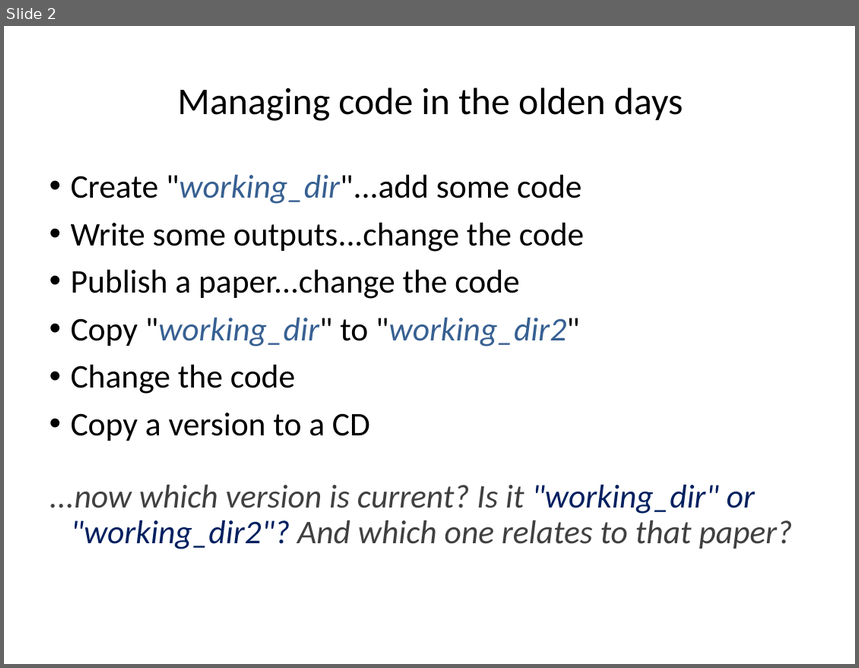
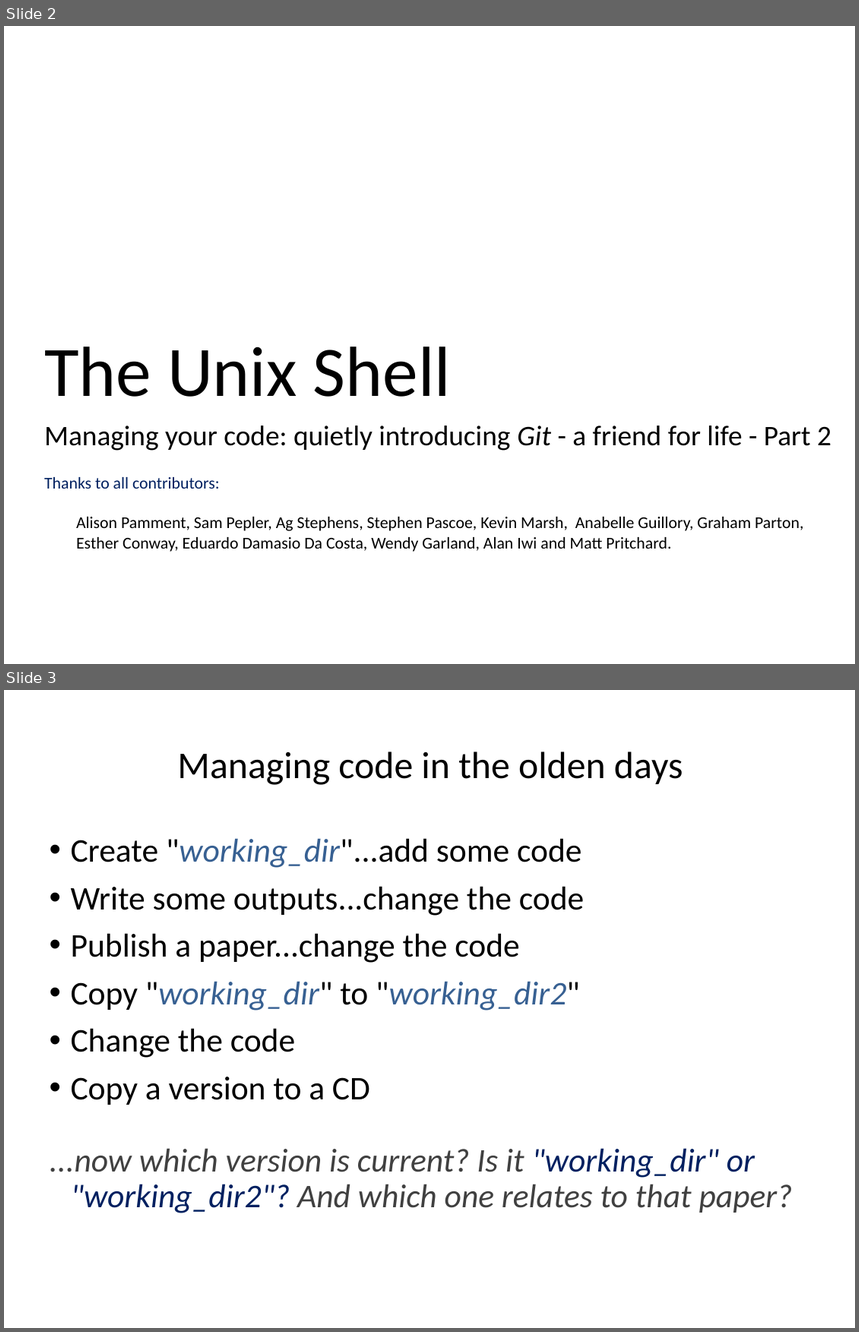
Before and after one commit to ncasuk/ncas-isc, a slide deck: shell/presentations/01_git2.pptx. Shown one above the other, each under a label of ours: slide 2 before the commit, slides 2 and 3 after it. The pictures are 859x668 and 859x1332 pixels, drawn with LibreOffice and Linux fonts; fonts in the diff are those of the drawing; background and template pictures are left out. Boxes give left, top, right and bottom in pixels: in the first picture for what was removed or moved away, otherwise in the second. Text is boxed around its words. In the diff, an @@ line names an element or a change of style, - is before the commit and + after.

Commit message:
Finished read_write_data1-6 presentations and checked where relevant, updated title of 3 shell presentations, updated and tested some example code to python3

```diff
--- a/shell/presentations/01_git2.pptx
+++ b/shell/presentations/01_git2.pptx
@@ slide 2 added at bbox=[4, 26, 855, 664], background picture (left out) @@
@@ title added at bbox=[44, 347, 451, 397], 60 pt, text #000000 @@
+The Unix Shell
@@ subtitle added at bbox=[44, 426, 832, 451], 24 pt, text #000000 @@
+Managing your code: quietly introducing Git - a friend for life - Part 2
@@ text added at bbox=[44, 477, 804, 552], 14 pt, text #000000 @@
+Thanks to all contributors:
+Alison Pamment, Sam Pepler, Ag Stephens, Stephen Pascoe, Kevin Marsh, Anabelle Guillory, Graham Parton, Esther Conway, Eduardo Damasio Da Costa, Wendy Garland, Alan Iwi and Matt Pritchard.
@@ what was slide 2 is now slide 3 @@
```
Also in this commit, not shown: 1 slide changed, 3 other files.
